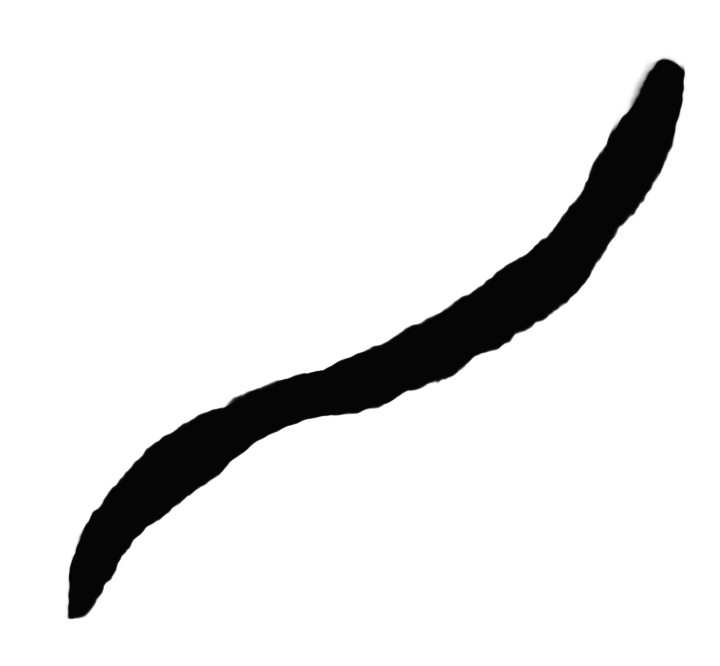
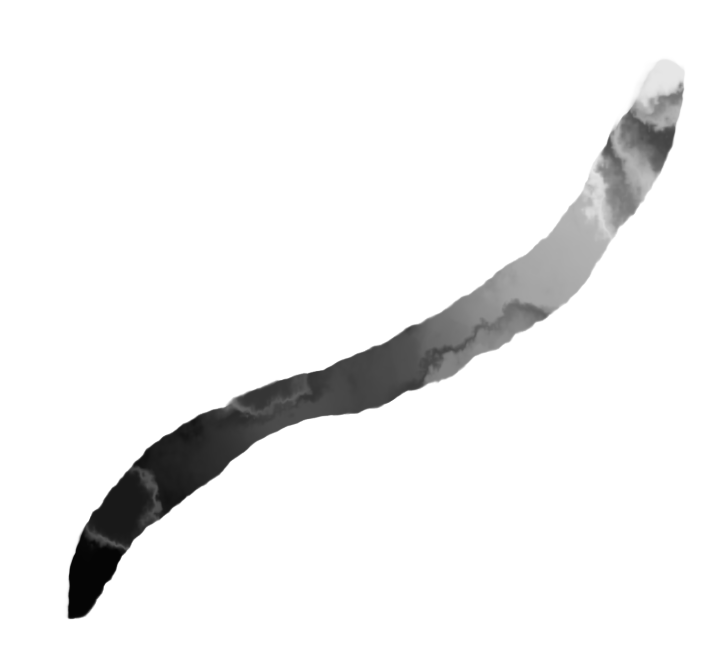
The second 720 x 666 image is a revision of the first. Changes to its layers:
painted on "レイヤー7" over (x1=78, y1=55, x2=686, y2=555)
